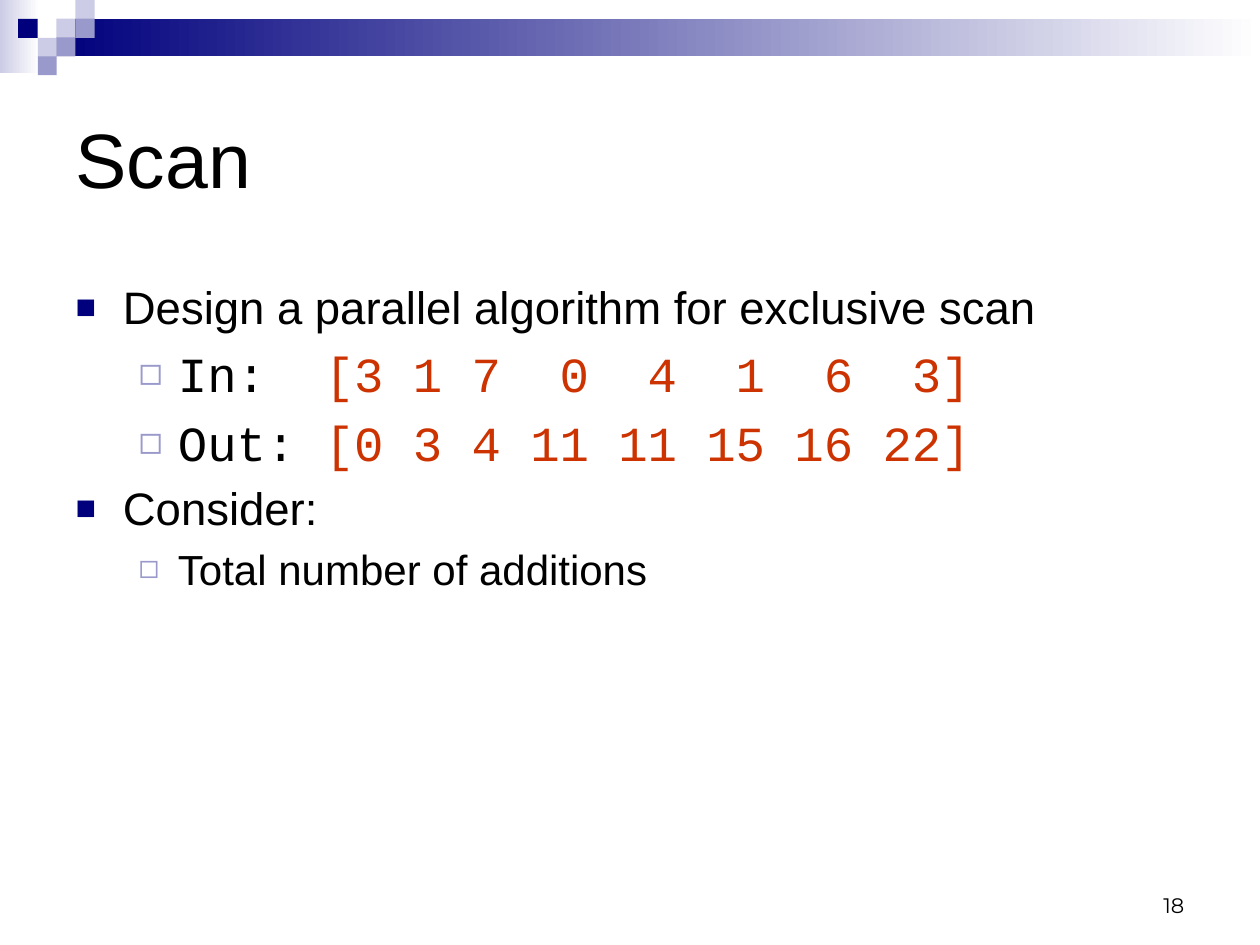
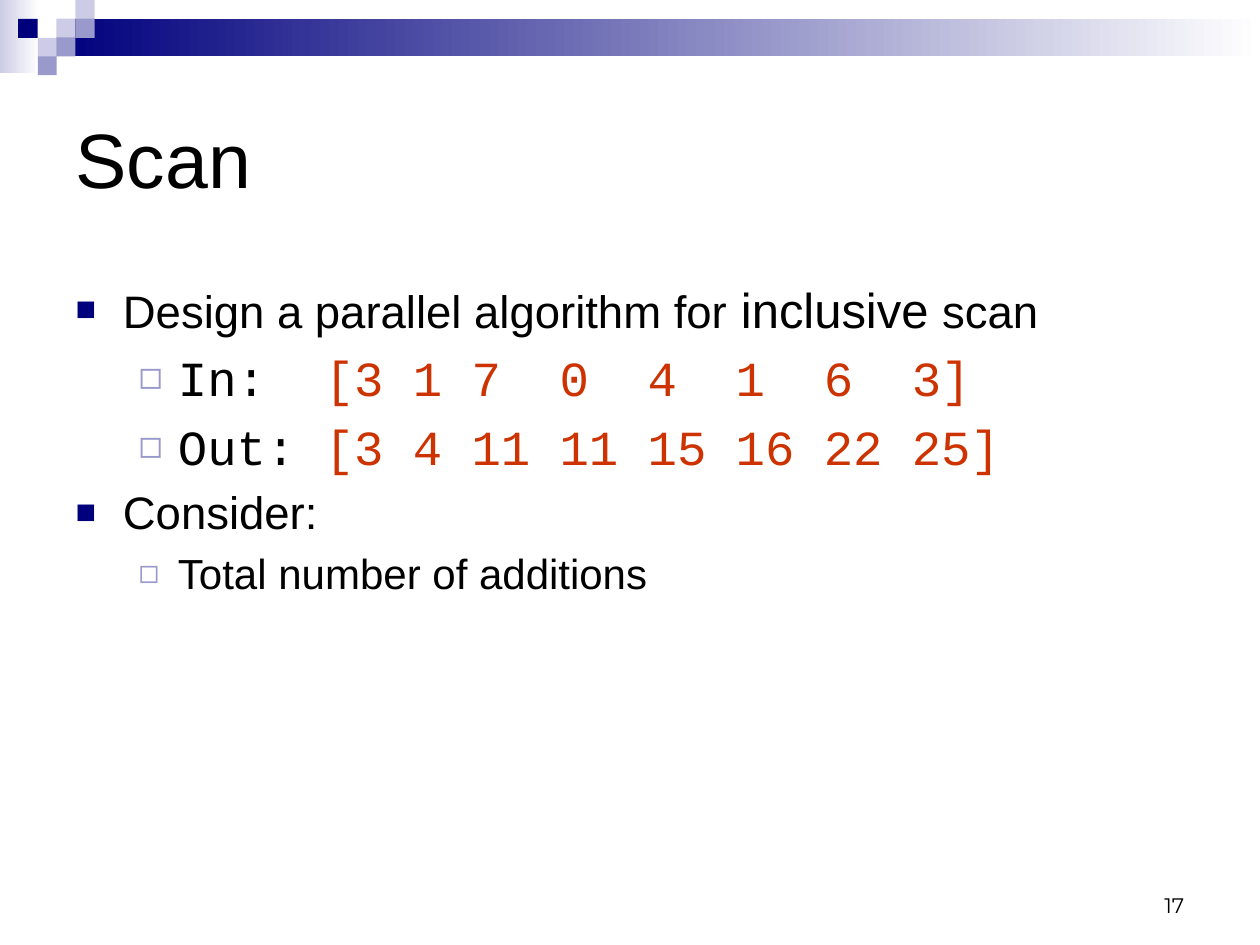
Before and after one commit to CIS565-Fall-2015/cis565-fall-2015.github.io, a slide deck: slide 17 of lectures/2-Parallel-Algorithms.pptx (slide 18 before the commit). Drawn at 1260x945 pixels with LibreOffice and Linux fonts; fonts in the diff are those of the drawing. Boxes give left, top, right and bottom in pixels: in the first picture for what was removed or moved away, otherwise in the second. Text is boxed around its words. In the diff, an @@ line names an element or a change of style, - is before the commit and + after.

Commit message:
Tweaks to Lecture 2

```diff
--- a/lectures/2-Parallel-Algorithms.pptx
+++ b/lectures/2-Parallel-Algorithms.pptx
@@ text at <box>123,292,1038,337</box>: text changed @@
-■ Design a parallel algorithm for exclusive scan
+■ Design a parallel algorithm for inclusive scan
@@ text at <box>178,430,1000,476</box>: text changed @@
-  ◻ Out: [0 3 4 11 11 15 16 22]
+  ◻ Out: [3 4 11 11 15 16 22 25]
@@ page number at <box>1164,898,1184,913</box>: text changed @@
-18
+17
```
Also in this commit, not shown: 1 other slide changed, 1 slide removed.
